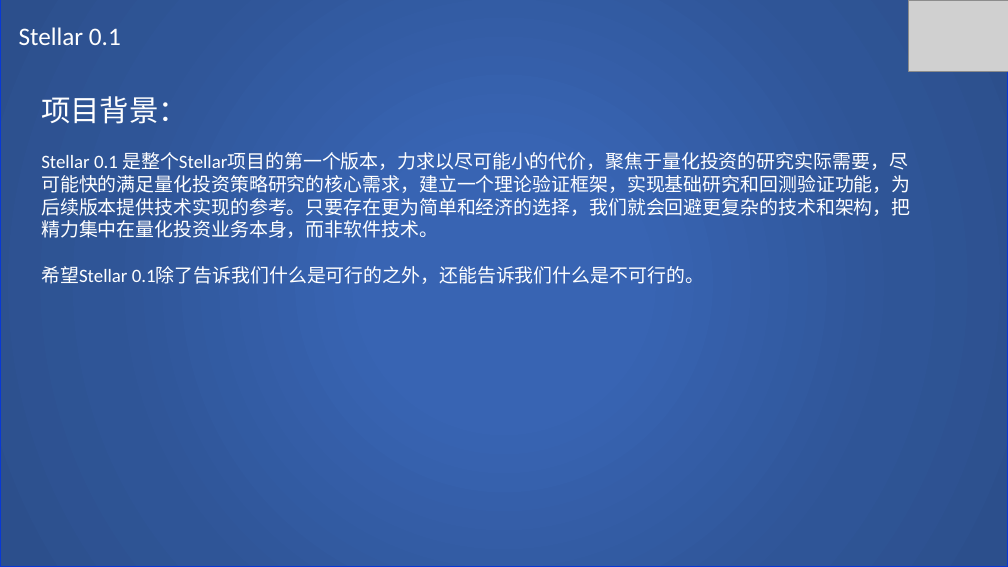
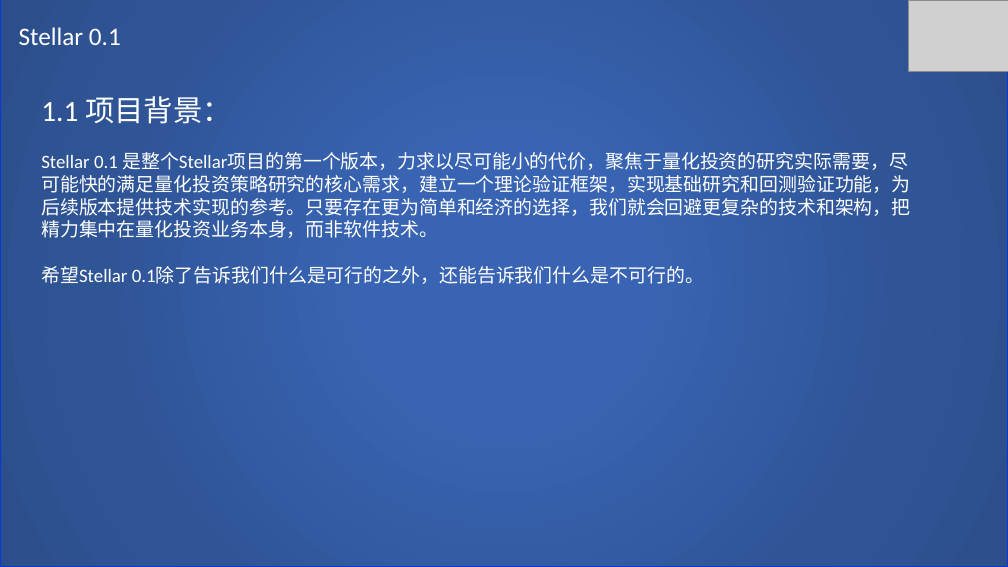
Before and after one commit to SCITLAS/Stellar, a slide deck: slide 7 of Stellar_0.1/documents/design.pptx (slide 6 before the commit). Drawn at 1008x567 pixels with LibreOffice and Linux fonts; fonts in the diff are those of the drawing; grey boxes stand for pictures. Boxes give left, top, right and bottom in pixels: in the first picture for what was removed or moved away, otherwise in the second. Text is boxed around its words. In the diff, an @@ line names an element or a change of style, - is before the commit and + after.

```diff
--- a/Stellar_0.1/documents/design.pptx
+++ b/Stellar_0.1/documents/design.pptx
@@ text at (41, 96, 232, 124): text changed @@
-项目背景：
+1.1 项目背景：
```
Also in this commit, not shown: 5 other slides changed, 5 slides added, 2 other files.
